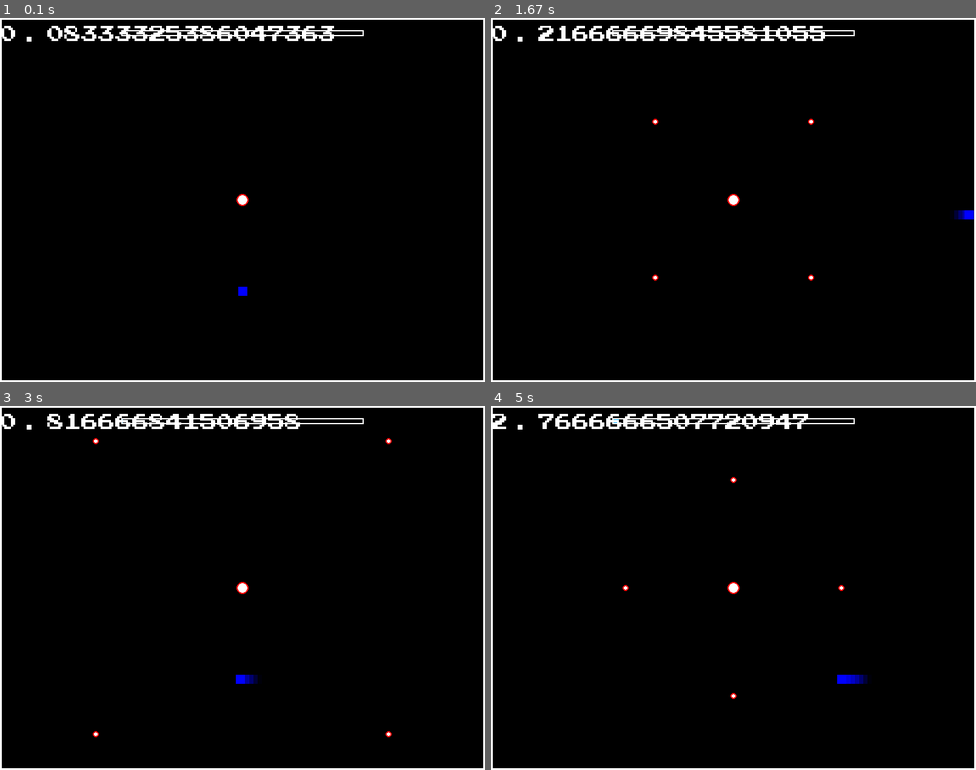
Above: before the commit, frames 1-4 (two rows, left to right).
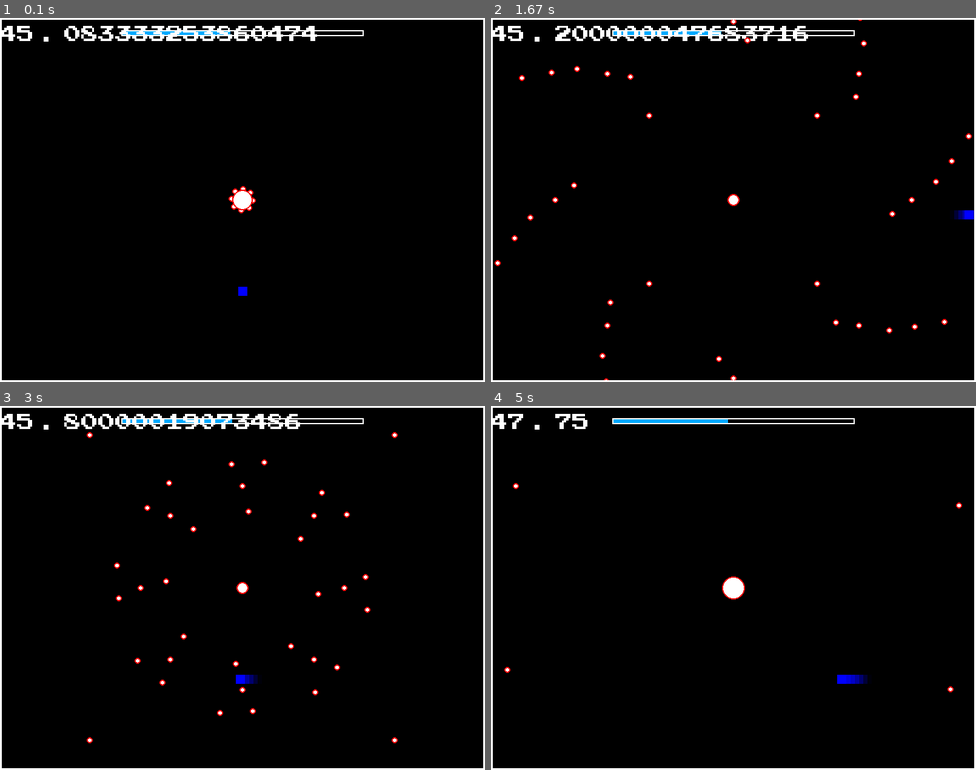
Above: after the commit, the same moments.

Repository: pmp-p/pygame-dimension-beats-wasm
Game: pygame game, started from main.py
Two runs of this game, one before a commit and one after it. Both use one fixed random seed, a clock stepped at 60 frames per second and the inputs below.
Inputs (mouse positions are in pixels of both pictures, inside the frame that each line leads up to):
- Up to frame 1 (0.1 s): no input
- Up to frame 2 (1.67 s): hold Right 0.33-0.8 s; hold Up 0.83-1.13 s; tap Space at 0.9, 1.23, 1.53 s; hold Right 1.17-1.63 s; tap - at 1.32 s
- Up to frame 3 (3 s): hold Left 1.67-2.2 s; tap Space at 1.73, 2.03, 2.3, 2.63, 2.93 s; hold Down 2.23-2.53 s; tap + at 2.38 s; hold Left 2.57-2.97 s; tap - at 2.72 s
- Up to frame 4 (5 s): click (583, 533) at 3.05 s; hold Up 3.33-3.7 s; move the mouse to (583, 675) at 3.37 s; tap Space at 3.4, 3.8, 4.1, 4.47, 4.87 s; tap + at 3.48, 4.95 s; hold Right 3.73-4.37 s; tap - at 3.88 s; hold Down 4.4-4.77 s; hold Left from 4.8 s (still down)

The runs differ from the first frame. In frame 1, 1.1% of the frame differs, in the area x 0-69%, y 2-54%; in frame 2, 1.6%; in frame 3, 1.5%; in frame 4, 1.6%, in the area x 0-98%, y 2-81%.

Commit message:
Add files via upload

Diff:
--- a/menu.py
+++ b/menu.py
@@ -233,8 +233,9 @@
         super().__init__(manager, name)
         self.manager.object_manager.init()
         self.manager.object_manager.add(PointEnemy())
+        # self.manager.object_manager.add(PointSpreadBullet(target_pos=(WIDTH // 2, 150)))
         self.manager.sound_manager.stop()
-        self.manager.sound_manager.play('points', start=0)
+        self.manager.sound_manager.play('points', start=45)
         self.theme_color = 'red'
 
     def update(self, events: list[pygame.event.Event]):
--- a/objects.py
+++ b/objects.py
@@ -1,4 +1,6 @@
+import math
 import random
+import time
 
 import pygame.event
 from utils import clamp, map_to_range, Timer
@@ -95,14 +97,14 @@
 
 
 class PointBullet(BaseObject):
-    def __init__(self, x=WIDTH // 2, y=HEIGHT // 2, dx=1.0, dy=1.0):
+    def __init__(self, x=WIDTH // 2, y=HEIGHT // 2, dx=1.0, dy=1.0, r=5):
         super().__init__()
         self.x = x
         self.y = y
         self.dx = dx
         self.dy = dy
         self.speed = 2
-        self.r = 5
+        self.r = r
 
     @property
     def rect(self):
@@ -120,7 +122,39 @@
 
     def draw(self, surf: pygame.Surface):
         pygame.draw.circle(surf, 'white', (self.x, self.y), self.r)
-        pygame.draw.circle(surf, 'red', (self.x, self.y), self.r, 2)
+        pygame.draw.circle(surf, 'red', (self.x, self.y), self.r, 2 if self.r > 3 else 1)
+
+
+class PointSpreadBullet(BaseObject):
+    def __init__(self, pos=(WIDTH // 2, HEIGHT // 2), target_pos=(WIDTH // 2, HEIGHT // 2)):
+        super().__init__()
+        self.pos = pygame.Vector2(pos)
+        self.target_pos = pygame.Vector2(target_pos)
+        self.r = 0
+
+    def update(self, events: list[pygame.event.Event]):
+        self.r += 0.15
+        self.r = clamp(self.r, 0, 10)
+        _dx = (self.target_pos - self.pos)
+        # self.pos += dx / 20
+        if _dx.length() < 3:
+            self.pos = self.target_pos
+        else:
+            self.pos += _dx / 20
+        if self.pos == self.target_pos:
+            _bullets = []
+            speed = 3
+            offset = random.randint(-15, 15)
+            for i in range(offset, 360 + offset, 30):
+                dx = cos(radians(i)) * speed
+                dy = sin(radians(i)) * speed
+                _bullets.append(PointBullet(self.pos.x, self.pos.y, dx, dy, r=3))
+            self.object_manager.add_multiple(_bullets)
+            self.alive = False
+
+    def draw(self, surf: pygame.Surface):
+        color = random.choice(['white', 'red'])
+        pygame.draw.circle(surf, color, self.pos, self.r)
 
 
 class LineBullet(BaseObject):
@@ -223,14 +257,7 @@
 
         def get_one_by_one_range_list(initial_time=0.0, dt=0.1, step=1, offset=0, vel=1):
             _list = [[initial_time + dt * i, [i], vel] for i in get_all_range(step=step, offset=offset)]
-            # print(_list)
             return _list
-
-        def get_ony_by_one_together_list1(initial_time=0.0, dt=0.1, step=1, offset=0, vel=1, directions=1):
-            # _list = [[initial_time + dt * i, [j for j in range(i, 360 + i, 360 // directions)], vel] for i in get_all_range(step=step, offset=offset)]
-            # return _list
-            _list = []
-            # for i in range()
 
         def get_one_by_one_together_list(initial_time=0.0, dt=0.1, step=1, offset=1, vel=1, beats=1):
             _list = []
@@ -268,98 +295,193 @@
             *get_range_list(35.5, dt=1, step=45, offset=25, vel=3, beats=9),
 
             # *get_ony_by_one_together_list(44, dt=0.01, step=10, offset=10, vel=1, directions=5),
-            *get_one_by_one_together_list(44, dt=0.1, step=45, offset=5, vel=2, beats=60),
-
-            *get_one_by_one_together_list(51.5, dt=0.1, step=45, offset=-5, vel=2, beats=60),
+            *get_one_by_one_together_list(44, dt=0.1, step=45, offset=5, vel=3, beats=60),
+
+            *get_one_by_one_together_list(51.5, dt=0.1, step=45, offset=-5, vel=3, beats=60),
+
+            [1000, 'all'],
+            [1000, 'all'],
+            # [1000, 'all'],
+            # [1000, 'all'],
+            # [1000, 'all'],
+            # [1000, 'all'],
+            # [1000, 'all'],
+            # [1000, 'all'],
+            # [1000, 'all'],
+            # [1000, 'all'],
+            # [1000, 'all'],
+            # [1000, 'all'],
+            # [1000, 'all'],
+            # [1000, 'all'],
+            # [1000, 'all'],
+            # [1000, 'all'],
+            # [1000, 'all'],
+            # [1000, 'all'],
+            # [1000, 'all'],
+            # [1000, 'all'],
+            # [1000, 'all'],
+            # [1000, 'all'],
+            # [1000, 'all'],
+            # [1000, 'all'],
+            # [1000, 'all'],
         ]
         self.current_timestamp = 0
 
-        # self.object_launchers
+        # def get_enemies_list(_time=0.0, r=WIDTH / 4):
+
+        self.enemy_launch_patterns = [
+            # [timestamp, enemy_type, [pos_list], [target_pos_list]]
+            # [59, PointSpreadBullet, [self.pos, self.pos, self.pos, self.pos], [(0, 0), (WIDTH, 0), (WIDTH, HEIGHT), (0, HEIGHT)]],
+            [
+                59,
+                PointSpreadBullet,
+                [self.pos, self.pos, self.pos, self.pos],
+                [(WIDTH / 4, HEIGHT / 4), (WIDTH * 3 / 4, HEIGHT / 4), (WIDTH * 3 / 4, HEIGHT * 3 / 4), (WIDTH / 4, HEIGHT * 3 / 4)]
+            ],
+            [
+                60.9,
+                PointSpreadBullet,
+                [self.pos, self.pos, self.pos, self.pos],
+                [(WIDTH / 4, HEIGHT / 4), (WIDTH * 3 / 4, HEIGHT / 4), (WIDTH * 3 / 4, HEIGHT * 3 / 4), (WIDTH / 4, HEIGHT * 3 / 4)]
+            ],
+            [
+                62.8,
+                PointSpreadBullet,
+                [self.pos, self.pos, self.pos, self.pos],
+                [(WIDTH / 4, HEIGHT / 4), (WIDTH * 3 / 4, HEIGHT / 4), (WIDTH * 3 / 4, HEIGHT * 3 / 4), (WIDTH / 4, HEIGHT * 3 / 4)]
+            ],
+            [
+                64.7,
+                PointSpreadBullet,
+                [self.pos, self.pos, self.pos, self.pos],
+                [(WIDTH / 4, HEIGHT / 4), (WIDTH * 3 / 4, HEIGHT / 4), (WIDTH * 3 / 4, HEIGHT * 3 / 4), (WIDTH / 4, HEIGHT * 3 / 4)]
+            ],
+
+            [
+                66.6,
+                PointSpreadBullet,
+                [self.pos, self.pos, self.pos, self.pos],
+                [(WIDTH / 2, HEIGHT / 4), (WIDTH * 3 / 4, HEIGHT / 2), (WIDTH / 2, HEIGHT * 3 / 4), (WIDTH / 4, HEIGHT / 2)]
+            ],
+            [
+                68.5,
+                PointSpreadBullet,
+                [self.pos, self.pos, self.pos, self.pos],
+                [(WIDTH / 2, HEIGHT / 4), (WIDTH * 3 / 4, HEIGHT / 2), (WIDTH / 2, HEIGHT * 3 / 4), (WIDTH / 4, HEIGHT / 2)]
+            ],
+            [
+                70.4,
+                PointSpreadBullet,
+                [self.pos, self.pos, self.pos, self.pos],
+                [(WIDTH / 2, HEIGHT / 4), (WIDTH * 3 / 4, HEIGHT / 2), (WIDTH / 2, HEIGHT * 3 / 4), (WIDTH / 4, HEIGHT / 2)]
+            ],
+            [
+                72.3,
+                PointSpreadBullet,
+                [self.pos, self.pos, self.pos, self.pos],
+                [(WIDTH / 2, HEIGHT / 4), (WIDTH * 3 / 4, HEIGHT / 2), (WIDTH / 2, HEIGHT * 3 / 4), (WIDTH / 4, HEIGHT / 2)]
+            ],
+
+            [
+                75,
+                PointSpreadBullet,
+                [self.pos] * 8,
+                [(WIDTH / 2, HEIGHT / 4), (WIDTH * 3 / 4, HEIGHT / 2), (WIDTH / 2, HEIGHT * 3 / 4), (WIDTH / 4, HEIGHT / 2),
+                 (WIDTH / 4, HEIGHT / 4), (WIDTH * 3 / 4, HEIGHT / 4), (WIDTH * 3 / 4, HEIGHT * 3 / 4), (WIDTH / 4, HEIGHT * 3 / 4)]
+            ],
+        ]
+        self.current_enemy_timestamp = 0
+
+    @property
+    def pos(self):
+        return self.x, self.y
 
     def use_ai(self, player: 'Player'):
         super().use_ai(player)
-        if self.phase_timer.tick:
-            self.phase += 1
+        self.r *= 0.95
+        # self.x += math.sin(time.time() * 1) * 1
+        # self.y += math.cos(time.time() * 1) * 1
+        self.r = clamp(self.r, 10, 20)
+        # if self.phase_timer.tick:
+        #     self.phase += 1
         _bullets = []
-        if self.phase >= 6:
-            if self.alive:
-                self.alive = False
-            return
-        # self.phase = 0
-        if self.phase % 2 == 0:
-            self.phase_timer.timeout = 5
-            if self.phase == 0:
-                try:
-                    if Globals.get(ELAPSED_TIME_FOR_SOUNDTRACK) > self.launching_patterns[self.current_timestamp][0]:
-                        if self.launching_patterns[self.current_timestamp][1] == 'all':
-                            for i in range(0, 360, 30):
-                                dx = cos(radians(i))
-                                dy = sin(radians(i))
-                                try:
-                                    v = self.launching_patterns[self.current_timestamp][2]
-                                    dx *= v
-                                    dy *= v
-                                except IndexError:
-                                    pass
-                                _bullets.append(
-                                    PointBullet(self.x, self.y, dx, dy)
-                                )
-                        else:
-                            for i in self.launching_patterns[self.current_timestamp][1]:
-                                dx = cos(radians(i))
-                                dy = sin(radians(i))
-                                try:
-                                    v = self.launching_patterns[self.current_timestamp][2]
-                                    dx *= v
-                                    dy *= v
-                                except IndexError:
-                                    pass
-                                _bullets.append(
-                                    PointBullet(self.x, self.y, dx, dy)
-                                )
-                        self.current_timestamp += 1
-                        _c = 0
-                        print(Globals.get(ELAPSED_TIME_FOR_SOUNDTRACK))
-                        for i in self.launching_patterns:
-                            if Globals.get(ELAPSED_TIME_FOR_SOUNDTRACK) > i[0]:
-                                continue
-                            else:
-                                _c = self.launching_patterns.index(i)
-                                break
-                        self.current_timestamp = _c
-                except IndexError:
-                    pass
-
-                # if self.bullet_timer.tick:
-                #     for i in range(0, 360, 30):
-                #         dx = cos(radians(i))
-                #         dy = sin(radians(i))
-                #         _bullets.append(
-                #             PointBullet(self.x, self.y, dx, dy)
-                #         )
-            elif self.phase == 2:
-                if self.bullet_timer.tick:
-                    for i in range(0, 360, 15):
+        _enemies = []
+        try:
+            if Globals.get(ELAPSED_TIME_FOR_SOUNDTRACK) > self.launching_patterns[self.current_timestamp][0]:
+                if self.launching_patterns[self.current_timestamp][1] == 'all':
+                    for i in range(0, 360, 30):
                         dx = cos(radians(i))
                         dy = sin(radians(i))
+                        try:
+                            v = self.launching_patterns[self.current_timestamp][2]
+                            dx *= v
+                            dy *= v
+                        except IndexError:
+                            pass
                         _bullets.append(
                             PointBullet(self.x, self.y, dx, dy)
                         )
-            elif self.phase == 4:
-                self.bullet_timer.timeout = 0.1
-                if self.bullet_timer.tick:
-                    self.offset += 10
-                    self.offset %= 360
-                    for i in range(self.offset, 360 + self.offset, 90):
+                else:
+                    for i in self.launching_patterns[self.current_timestamp][1]:
                         dx = cos(radians(i))
                         dy = sin(radians(i))
+                        try:
+                            v = self.launching_patterns[self.current_timestamp][2]
+                            dx *= v
+                            dy *= v
+                        except IndexError:
+                            pass
                         _bullets.append(
                             PointBullet(self.x, self.y, dx, dy)
                         )
-        else:
-            self.phase_timer.timeout = 2
-
-        self.object_manager.add_multiple(_bullets)
+                self.current_timestamp += 1
+                _c = 0
+                # print(Globals.get(ELAPSED_TIME_FOR_SOUNDTRACK))
+                for i in self.launching_patterns:
+                    if Globals.get(ELAPSED_TIME_FOR_SOUNDTRACK) > i[0]:
+                        _c += 1
+                        continue
+                    else:
+                        # _c = self.launching_patterns.index(i)
+                        break
+                # if self.current_timestamp != _c:
+                #     _bullets.clear()
+                self.current_timestamp = _c
+        except IndexError:
+            pass
+
+        if _bullets:
+            self.object_manager.add_multiple(_bullets)
+            self.r = 20
+
+        print(self.current_enemy_timestamp)
+        try:
+            curr = self.enemy_launch_patterns[self.current_enemy_timestamp]
+            if Globals.get(ELAPSED_TIME_FOR_SOUNDTRACK) > curr[0]:
+                for i in range(len(curr[2])):
+                    pos = curr[2][i]
+                    target_pos = curr[3][i]
+                    _enemies.append(
+                        curr[1](pos, target_pos)
+                    )
+                self.current_enemy_timestamp += 1
+                _c = 0
+                for i in self.enemy_launch_patterns:
+                    if Globals.get(ELAPSED_TIME_FOR_SOUNDTRACK) > i[0]:
+                        _c += 1
+                        continue
+                    else:
+                        # _c = self.enemy_launch_patterns.index(i)
+                        break
+                if self.current_enemy_timestamp != _c:
+                    _enemies.clear()
+                self.current_enemy_timestamp = _c
+        except IndexError:
+            pass
+
+        if _enemies:
+            self.object_manager.add_multiple(_enemies)
+            self.r = 20
 
     def draw(self, surf: pygame.Surface):
         pygame.draw.circle(surf, 'white', (self.x, self.y), self.r)
